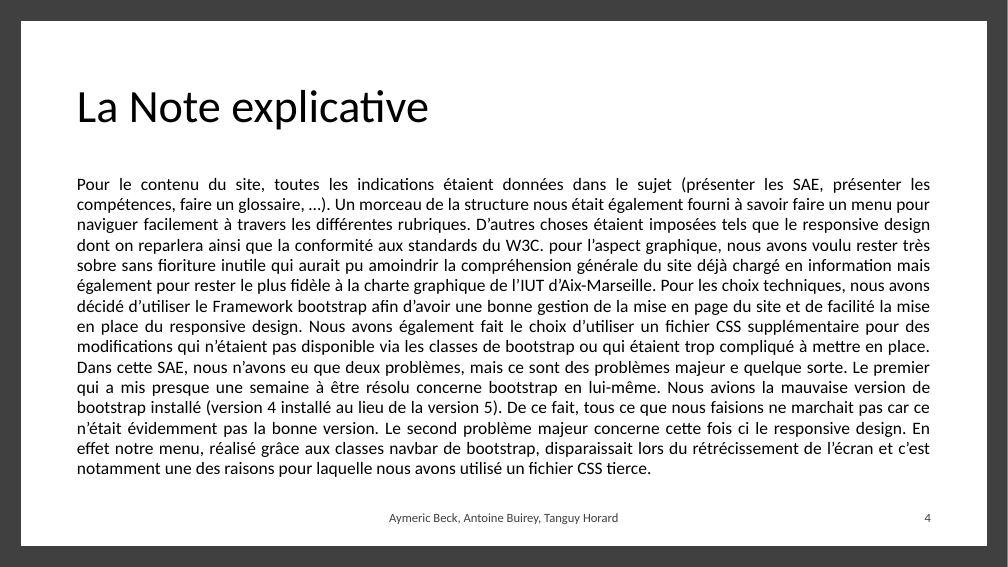
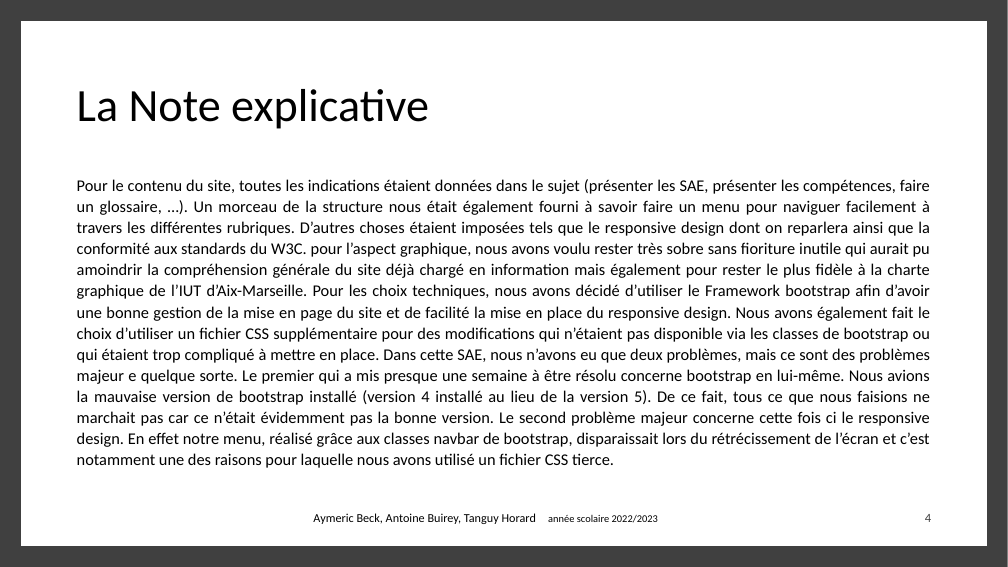
Before and after one commit to IUT-Arles-SAE/S1.05, a slide deck: slide 4 of Aymeric Beck Antoine Buirey Tanguy Horard.pptx. Drawn at 1008x567 pixels with LibreOffice and Linux fonts; fonts in the diff are those of the drawing. Boxes give left, top, right and bottom in pixels: in the first picture for what was removed or moved away, otherwise in the second. Text is boxed around its words. In the diff, an @@ line names an element or a change of style, - is before the commit and + after.

```diff
--- a/Aymeric Beck Antoine Buirey Tanguy Horard.pptx
+++ b/Aymeric Beck Antoine Buirey Tanguy Horard.pptx
@@ text "Pour le contenu du site, ..." at [77,179,930,468]: size 16.6 to 15.7 pt; line spacing 0.97 to 1.07 @@
@@ text at [313,513,658,524]: text changed; size 12 to 11.6 pt; text colour #404040 to #000000 @@
-Aymeric Beck, Antoine Buirey, Tanguy Horard
+Aymeric Beck, Antoine Buirey, Tanguy Horard année scolaire 2022/2023
```
Also in this commit, not shown: 3 other slides changed, 1 other file.
